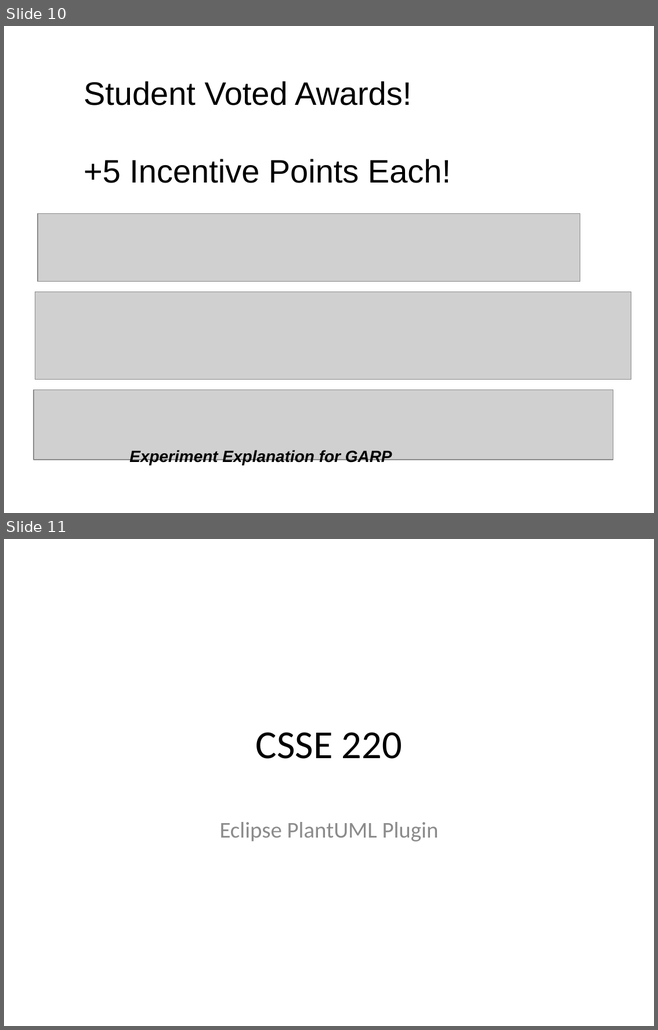
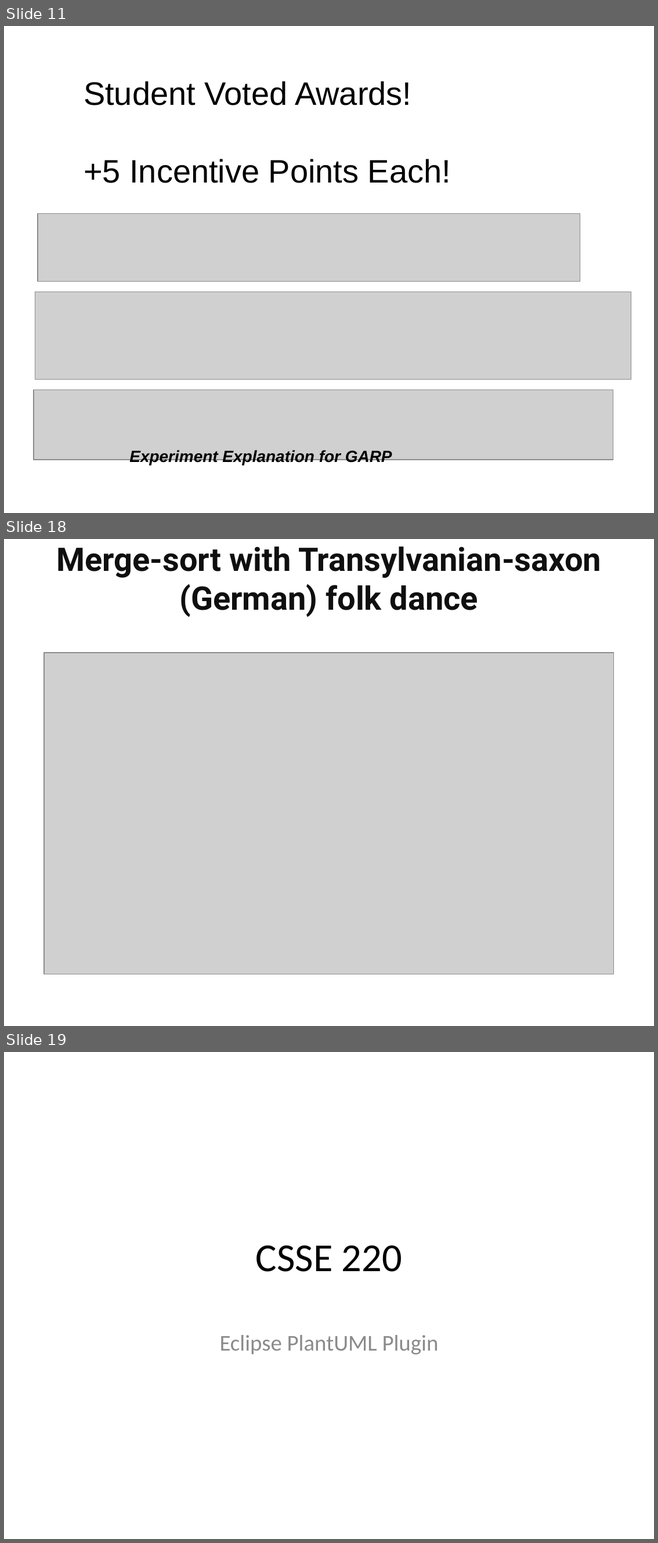
Before and after one commit to RHIT-CSSE/csse220, a slide deck: ClassMaterials/ProjectPresentations/PresentationGuidelinesAndPlantUMLEclipsePlugin.pptx. Shown one above the other, each under a label of ours: slides 10 and 11 before the commit, slides 11, 18 and 19 after it; the slides between them are not shown. The pictures are 658x1030 and 658x1543 pixels, drawn with LibreOffice and Linux fonts; fonts in the diff are those of the drawing; grey boxes stand for pictures. Boxes give left, top, right and bottom in pixels: in the first picture for what was removed or moved away, otherwise in the second. Text is boxed around its words. In the diff, an @@ line names an element or a change of style, - is before the commit and + after.

```diff
--- a/ClassMaterials/ProjectPresentations/PresentationGuidelinesAndPlantUMLEclipsePlugin.pptx
+++ b/ClassMaterials/ProjectPresentations/PresentationGuidelinesAndPlantUMLEclipsePlugin.pptx
@@ slide 18 added at <box>4,539,654,1026</box>, background #FFFFFF @@
@@ title added at <box>56,547,601,617</box>, 36 pt, text #0F0F0F, bold @@
+Merge-sort with Transylvanian-saxon (German) folk dance
@@ picture added at <box>44,653,614,974</box> @@
@@ what was slide 10 is now slide 11 @@
@@ what was slide 11 is now slide 19 @@
```
Also in this commit, not shown: 2 slides changed, 7 other slides added, 5 other files.
